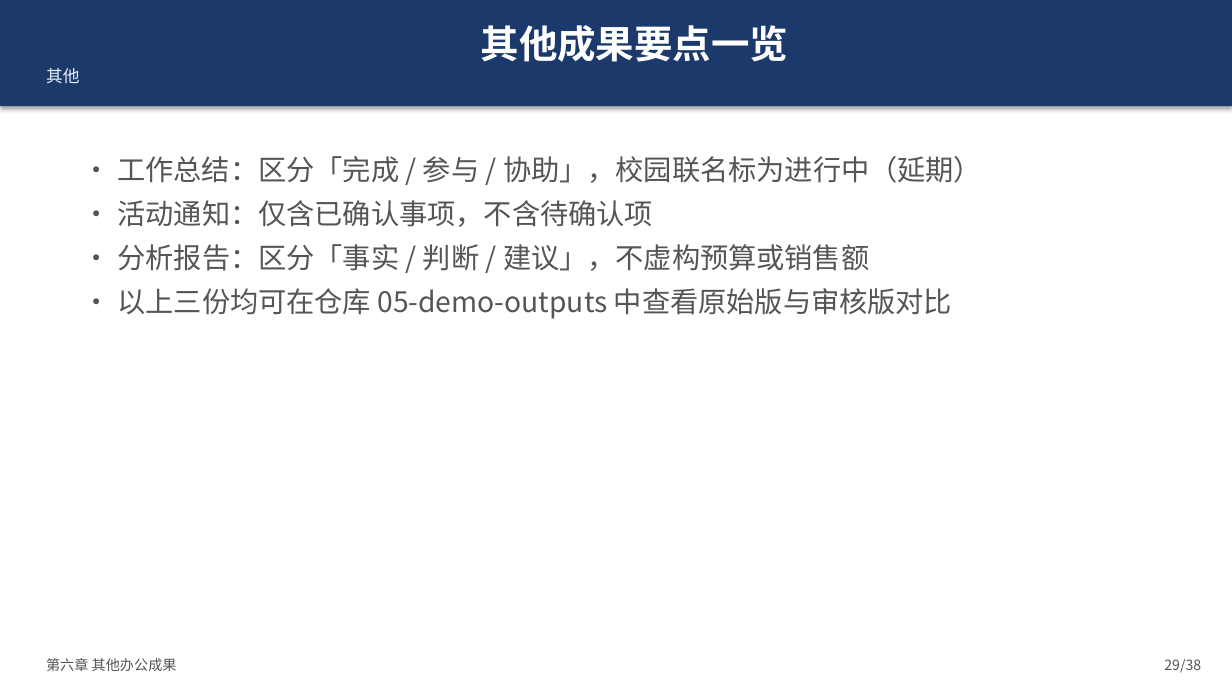
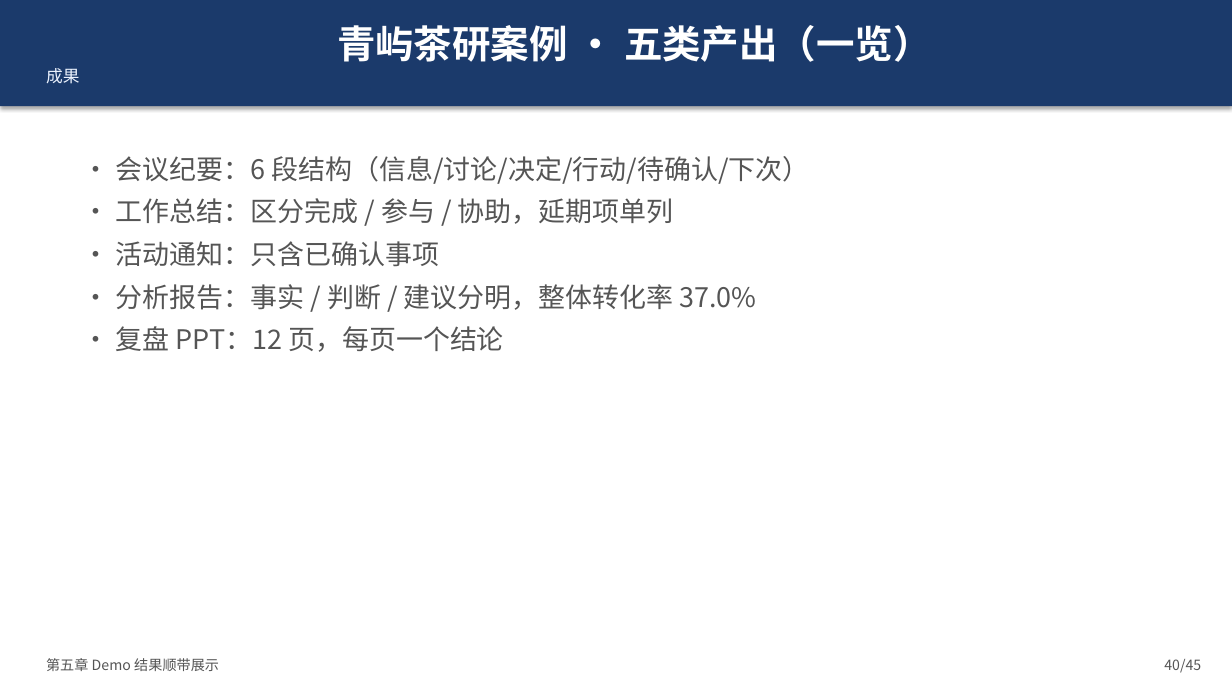
Before and after one commit to onehount/workbuddy-beginner-training, a slide deck: slide 40 of 02-slides/workbuddy-beginner-training.pptx (slide 29 before the commit). Drawn at 1232x693 pixels with LibreOffice and Linux fonts; fonts in the diff are those of the drawing. Boxes give left, top, right and bottom in pixels: in the first picture for what was removed or moved away, otherwise in the second. Text is boxed around its words. In the diff, an @@ line names an element or a change of style, - is before the commit and + after.

Commit message:
v1.1: 课程PPT重构为功能导向结构（45页）
- 先讲 WorkBuddy 各功能是什么/干什么/怎么用/在哪里
- 用青屿茶研案例演示每个功能的具体使用流程
- 新增界面三区总览示意图 + 10大功能四象限说明页
- 进阶技巧：先给方案再执行、出错五步纠正、提示词四要素、四查清单
- Demo 结果仅顺带展示
- 更新 README 议程表与 CHANGELOG

```diff
--- a/02-slides/workbuddy-beginner-training.pptx
+++ b/02-slides/workbuddy-beginner-training.pptx
@@ text in rectangle at bbox=[46, 25, 932, 84]: text changed @@
-其他成果要点一览
-其他
+青屿茶研案例 · 五类产出（一览）
+成果
@@ text at bbox=[116, 156, 810, 352]: text changed; size 22 to 21 pt @@
-• 工作总结：区分「完成 / 参与 / 协助」，校园联名标为进行中（延期）
-• 活动通知：仅含已确认事项，不含待确认项
-• 分析报告：区分「事实 / 判断 / 建议」，不虚构预算或销售额
-• 以上三份均可在仓库 05-demo-outputs 中查看原始版与审核版对比
+• 会议纪要：6 段结构（信息/讨论/决定/行动/待确认/下次）
+• 工作总结：区分完成 / 参与 / 协助，延期项单列
+• 活动通知：只含已确认事项
+• 分析报告：事实 / 判断 / 建议分明，整体转化率 37.0%
+• 复盘 PPT：12 页，每页一个结论
@@ text at bbox=[46, 658, 219, 671]: text changed @@
-第六章 其他办公成果
+第五章 Demo 结果顺带展示
@@ text at bbox=[1164, 659, 1201, 673]: text changed @@
-29/38
+40/45
```
Also in this commit, not shown: 16 other slides changed, 28 slides added, 21 slides removed, 6 other files.
